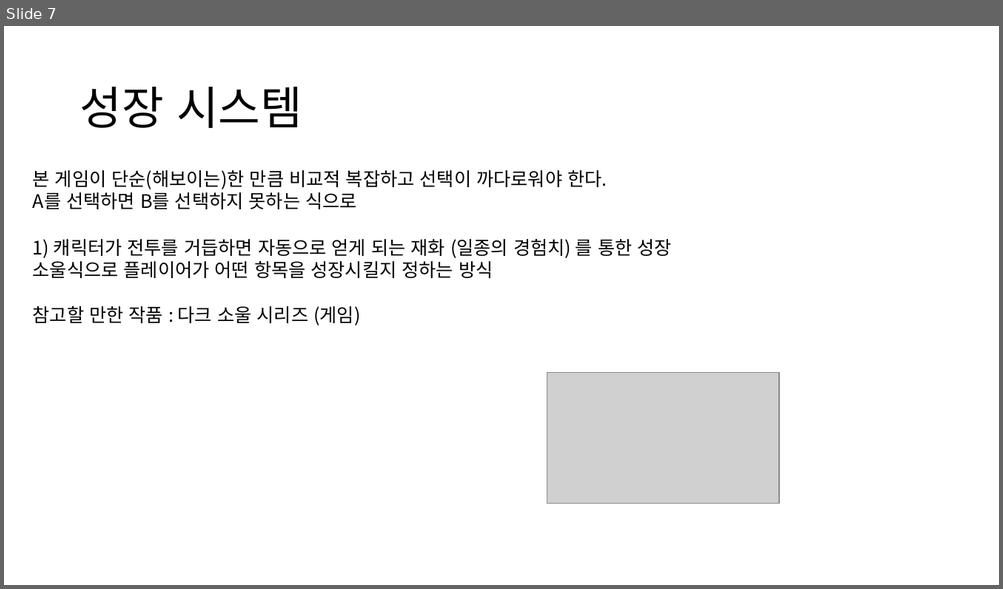
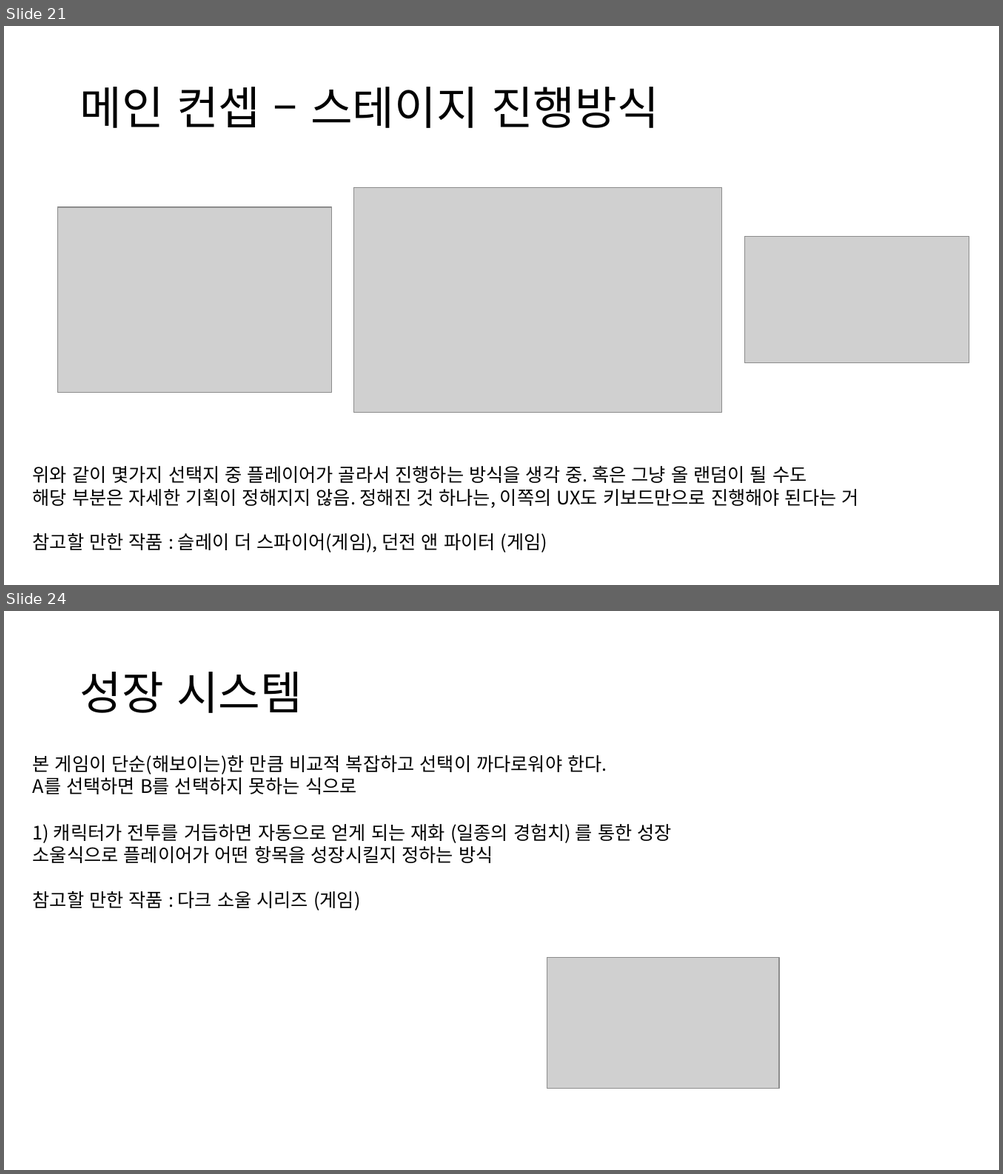
Before and after one commit to Noanswers/ProjectBono, a slide deck: 메인 기획서.pptx. Shown one above the other, each under a label of ours: slide 7 before the commit, slides 21 and 24 after it; the slides between them are not shown. The pictures are 1003x589 and 1003x1174 pixels, drawn with LibreOffice and Linux fonts; fonts in the diff are those of the drawing; grey boxes stand for pictures; background and template pictures are left out. Boxes give left, top, right and bottom in pixels: in the first picture for what was removed or moved away, otherwise in the second. Text is boxed around its words. In the diff, an @@ line names an element or a change of style, - is before the commit and + after.

Commit message:
Editorconfig, 메인 기획서

```diff
--- a/메인 기획서.pptx
+++ b/메인 기획서.pptx
@@ slide 21 added at (4,26,999,585), background picture (left out) @@
@@ title added at (79,87,659,128), 44 pt, text #000000 @@
+메인 컨셉 – 스테이지 진행방식
@@ picture added at (353,188,722,412) @@
@@ picture added at (58,207,332,393) @@
@@ picture added at (744,237,969,363) @@
@@ text added at (33,466,859,553), 18 pt, text #000000 @@
+위와 같이 몇가지 선택지 중 플레이어가 골라서 진행하는 방식을 생각 중. 혹은 그냥 올 랜덤이 될 수도
+해당 부분은 자세한 기획이 정해지지 않음. 정해진 것 하나는, 이쪽의 UX도 키보드만으로 진행해야 된다는 거
+참고할 만한 작품 : 슬레이 더 스파이어(게임), 던전 앤 파이터 (게임)
@@ what was slide 7 is now slide 24 @@
```
Also in this commit, not shown: 2 slides changed, 18 other slides added, 1 other file.
